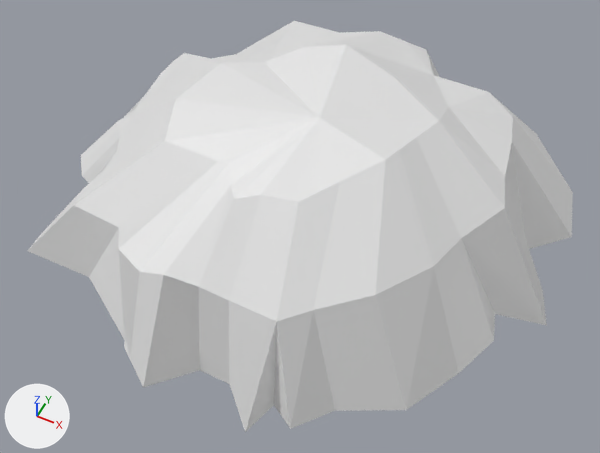
The glTF model game/assets/models/Quallenkopf.glb, before and after one commit.
Camera for both pictures: a 50 mm lens placed at (2.25, -7.63, 11.07), pointed at (-0.77, -1.59, 3.52). Every picture has the same lights, and +X, +Y and +Z are marked at lower left. Where no turn or scale is listed for an object, it has been applied to the vertices. Vertices at the same position are counted once.

The scene before the commit, as lines of its bpy script (objects in view):
```python
me_cylinder_114 = bpy.data.meshes.new('Cylinder.114')
me_cylinder_114.from_pydata(...)  # 160 vertices, 316 faces; spans x -4.39..2.31, y -4.14..2.01, z 2.84..5.25
ob_quallenkopf_001 = bpy.data.objects.new('Quallenkopf.001', me_cylinder_114)
ob_quallenkopf_001.location = (0.0, 0.0, 0.0)
```
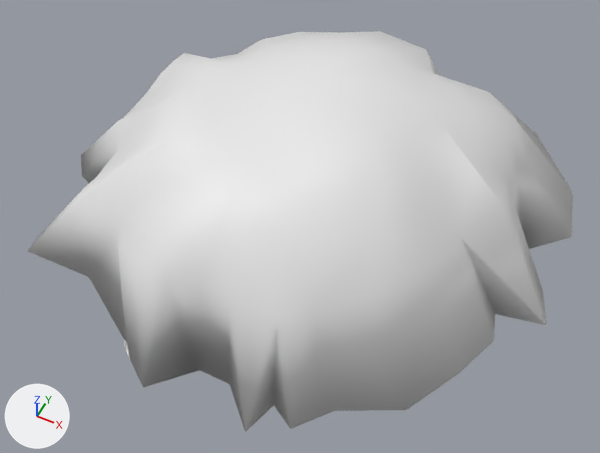
The newer file is also turned or shifted as a whole; pictures and numbers use the older file's frame.

Pixel boxes [x1, y1, x2, y2] of what changed, in the pictures (600 x 453 px):
```json
{"object": "Quallenkopf.001", "change": "reshaped", "before": [28, 21, 573, 432], "after": [28, 31, 573, 432]}
{"part": 1, "of": "me_cylinder_114", "change": "built on", "before": [74, 21, 513, 321], "after": [74, 31, 513, 321]}
```

The change, as JSON lines over the scene's bpy script:
```json
{"block": "me_cylinder_114", "where": "# used by ob_quallenkopf_001; location = (0.0, 0.0, 0.0)"}
{"op": "remove", "block": "me_cylinder_114", "code": "me_cylinder_114.from_pydata(...)  # 160 vertices, 316 faces; spans x -4.39..2.31, y -4.14..2.01, z 2.84..5.25"}
{"op": "add", "block": "me_cylinder_114", "code": "me_cylinder_114.from_pydata(...)  # 234 vertices, 464 faces; spans x -4.39..2.31, y -4.14..2.01, z 2.84..5.2"}
{"block": "me_cylinder_114", "change": "me_cylinder_114 part 1"}
{"block": "me_cylinder_114", "change": "5 vertices are removed from x -0.88..0.44, y -2.52..-0.15, z 4.78..5.25"}
{"block": "me_cylinder_114", "change": "79 faces are deleted"}
{"block": "me_cylinder_114", "change": "1 vertex moves from x -2.06, y 0.83, z 4.59 to x -2.09, y 1.02, z 4.29"}
{"block": "me_cylinder_114", "change": "79 vertices are added at x -3.03..0.98, y -3.05..0.66, z 4.28..5.2"}
{"block": "me_cylinder_114", "change": "227 new faces join them"}
```
